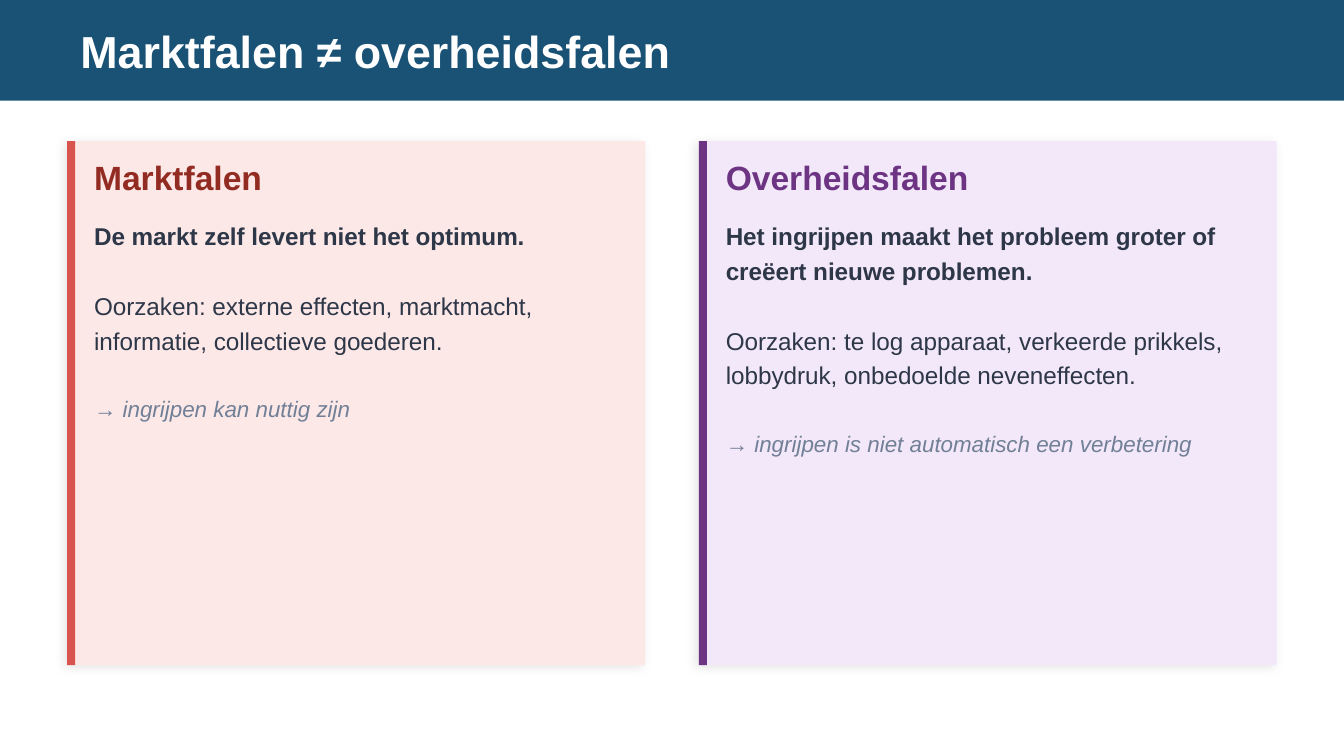
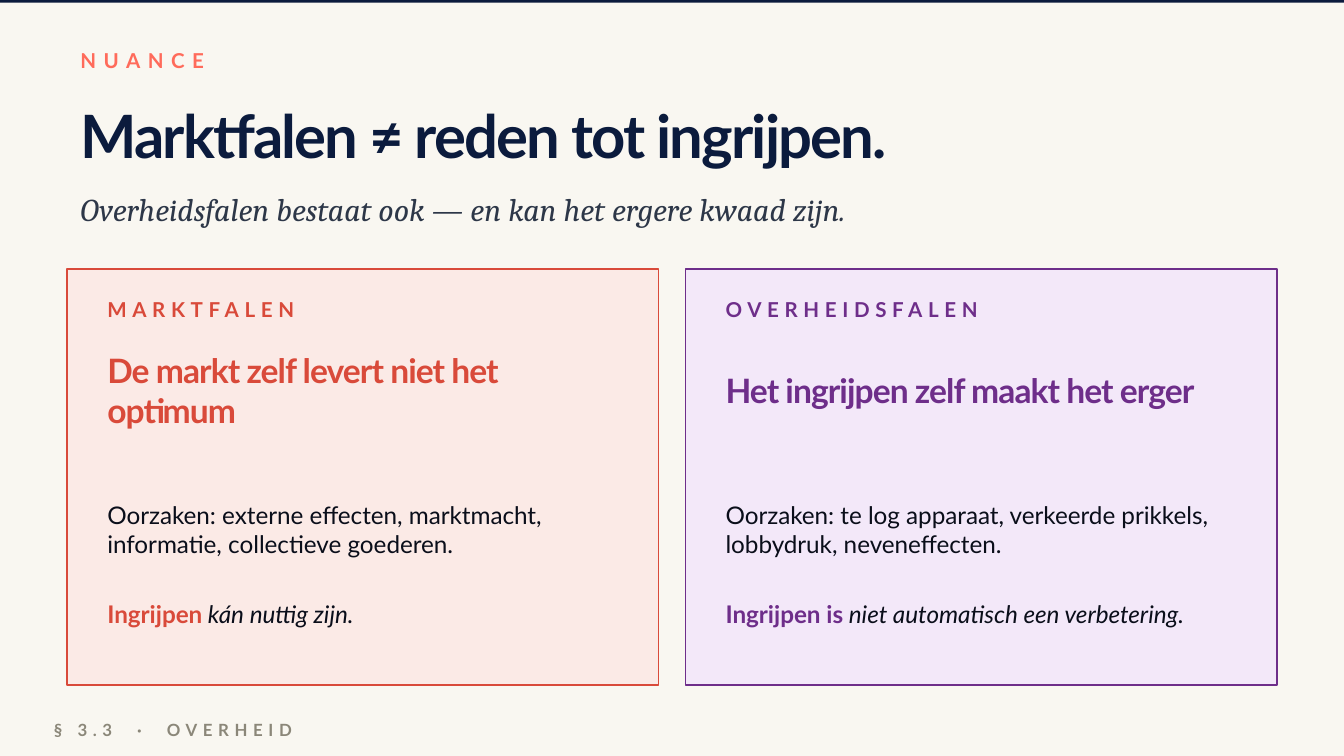
Before and after one commit to meijer1973/economie-vwo4-m3, a slide deck: slide 12 of 3.3 Hoofdstuk 3 - Overheid/3.3.4 Paragraaf 4 - Toepassen/2. Leren/3.3.4 Toepassen – presentatie.pptx. Drawn at 1344x756 pixels with LibreOffice and Linux fonts; fonts in the diff are those of the drawing. Boxes give left, top, right and bottom in pixels: in the first picture for what was removed or moved away, otherwise in the second. Text is boxed around its words. In the diff, an @@ line names an element or a change of style, - is before the commit and + after.

```diff
--- a/3.3 Hoofdstuk 3 - Overheid/3.3.4 Paragraaf 4 - Toepassen/2. Leren/3.3.4 Toepassen – presentatie.pptx
+++ b/3.3 Hoofdstuk 3 - Overheid/3.3.4 Paragraaf 4 - Toepassen/2. Leren/3.3.4 Toepassen – presentatie.pptx
@@ background #FFFFFF to #F9F7F1 @@
@@ rectangle: place and size @@
-rectangle at bbox=[0, 0, 1344, 101]
+rectangle at bbox=[0, 0, 1344, 3]
@@ rectangle at bbox=[0, 0, 1344, 3]: fill #1A5276 to #0B1B3D @@
@@ text removed at bbox=[80, 35, 670, 69] @@
-Marktfalen ≠ overheidsfalen
@@ text added at bbox=[80, 53, 204, 68], 11 pt, text #FF6B5B, bold @@
+NUANCE
@@ text added at bbox=[80, 113, 887, 169], 32 pt, text #0B1B3D, bold @@
+Marktfalen ≠ reden tot ingrijpen.
@@ rectangle removed at bbox=[67, 141, 75, 665] @@
@@ rectangle removed at bbox=[699, 141, 707, 665] @@
@@ text added at bbox=[80, 199, 845, 228], 17 pt, text #2D3748, italic @@
+Overheidsfalen bestaat ook — en kan het ergere kwaad zijn.
@@ text at bbox=[94, 227, 525, 250]: paragraph removed @@
-De markt zelf levert niet het optimum.
@@ rectangle: place and size @@
-rectangle at bbox=[67, 141, 645, 665]
+rectangle at bbox=[67, 269, 659, 685]
@@ rectangle at bbox=[67, 269, 659, 685]: fill #FDE8E8 to #FBEAE6; outline none to #D94A3A 1 pt; shadow off; proportions changed @@
@@ rectangle: place and size @@
-rectangle at bbox=[699, 141, 1277, 665]
+rectangle at bbox=[685, 269, 1277, 685]
@@ rectangle at bbox=[685, 269, 1277, 685]: outline none to #6E2E8A 1 pt; shadow off; proportions changed @@
@@ text at bbox=[107, 302, 294, 317]: text changed; size 18 to 11 pt; font Arial to Lato; text colour #922B21 to #D94A3A @@
-Marktfalen
+MARKTFALEN
@@ text at bbox=[726, 302, 978, 317]: text changed; size 18 to 11 pt; font Arial to Lato; text colour #6C3483 to #6E2E8A @@
-Overheidsfalen
+OVERHEIDSFALEN
@@ text added at bbox=[107, 358, 498, 429], 18 pt, text #D94A3A, bold @@
+De markt zelf levert niet het optimum
@@ text added at bbox=[726, 378, 1194, 409], 18 pt, text #6E2E8A, bold @@
+Het ingrijpen zelf maakt het erger
@@ vertical alignment top to middle in 4 elements at bbox=[107, 302, 294, 317], bbox=[726, 302, 978, 317], bbox=[726, 506, 1208, 628], bbox=[107, 506, 542, 628] @@
@@ text "Oorzaken: externe effecten, marktmacht, informatie, ...": place and size @@
-text "Oorzaken: externe effecten, marktmacht, informatie, ..." at bbox=[94, 227, 532, 422]
+text "Oorzaken: externe effecten, marktmacht, informatie, ..." at bbox=[107, 506, 542, 628]
@@ text at bbox=[107, 506, 542, 558]: font Arial to Lato, text colour #2D3748 to #0A0E1A in "Oorzaken: externe effecten, marktmacht, informatie, collecti ..."; line spacing 1.2 to 1 @@
@@ text at bbox=[726, 506, 1208, 628]: text changed; font Arial to Lato; text colour #2D3748 to #0A0E1A @@
-Het ingrijpen maakt het probleem groter of creëert nieuwe problemen.
-Oorzaken: te log apparaat, verkeerde prikkels, lobbydruk, onbedoelde neveneffecten.
-→ ingrijpen is niet automatisch een verbetering
+Oorzaken: te log apparaat, verkeerde prikkels, lobbydruk, neveneffecten.
+Ingrijpen is niet automatisch een verbetering.
@@ text at bbox=[107, 605, 354, 628]: text changed; size 12 to 13 pt; font Arial to Lato; text colour #718096 to #0A0E1A @@
-→ ingrijpen kan nuttig zijn
+Ingrijpen kán nuttig zijn.
@@ text added at bbox=[78, 724, 292, 736], 9 pt, text #8B8779, bold @@
+§ 3.3 · OVERHEID
```
Also in this commit, not shown: 2 other slides changed, 11 slides added, 12 slides removed, 7 other files.
